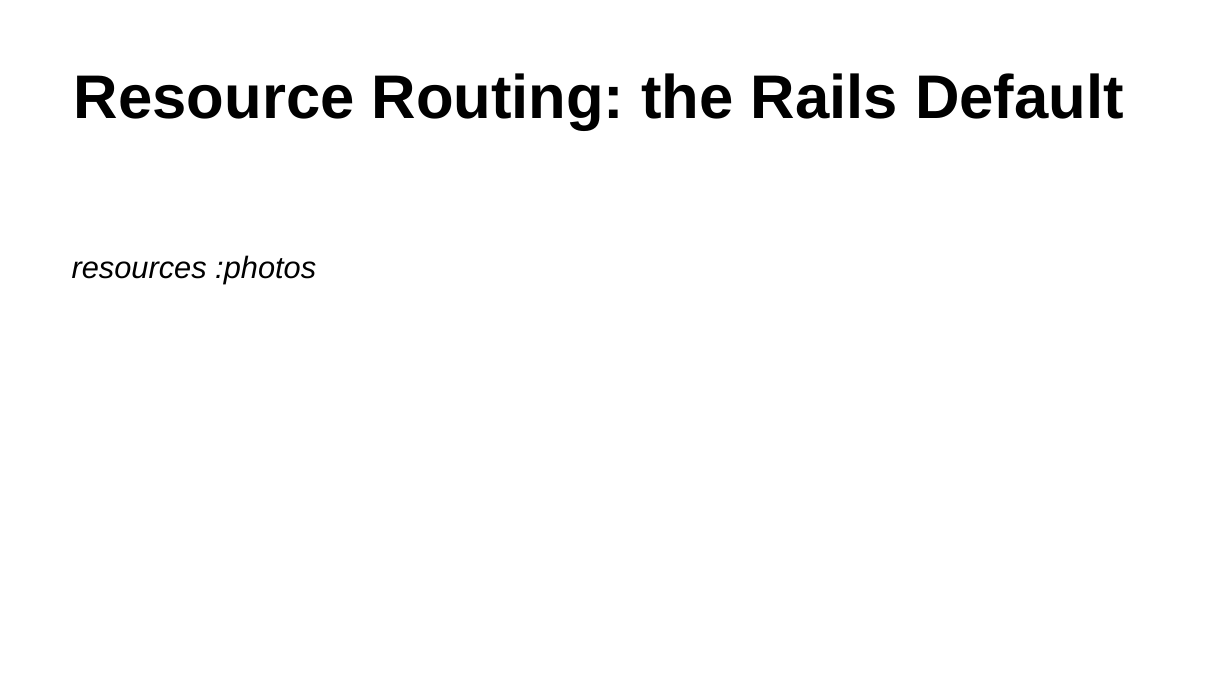
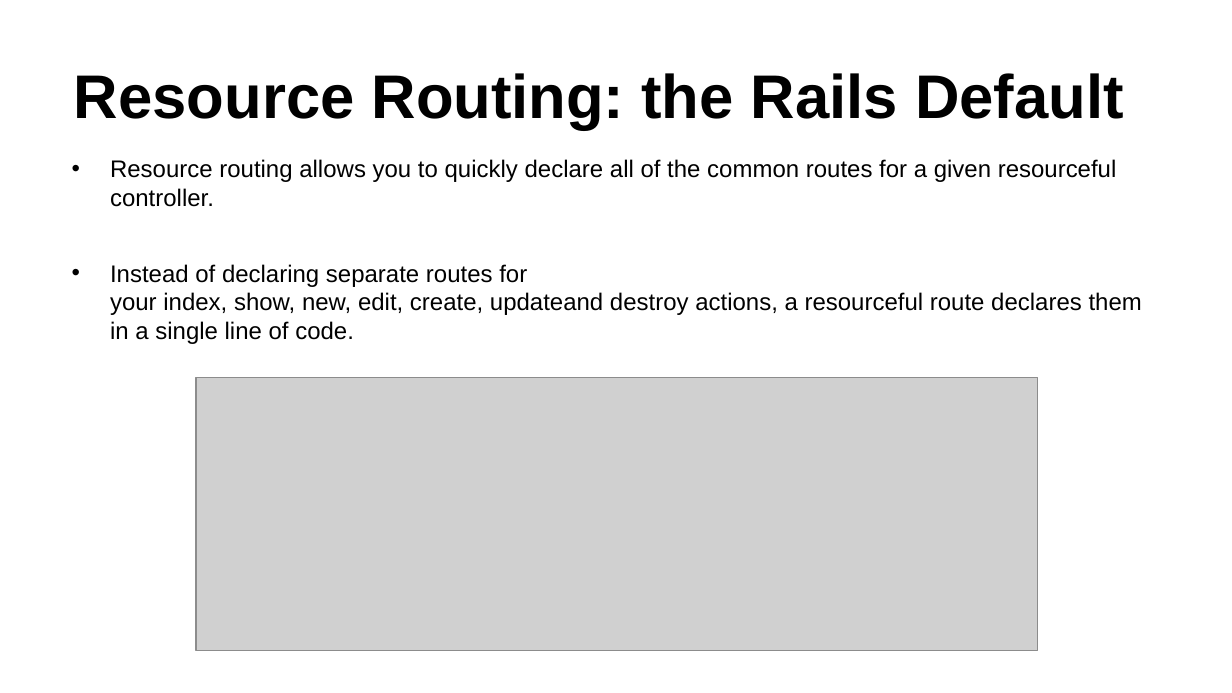
Before and after one commit to rubypool/rails-training-material, a slide deck: slide 21 of Ruby_On_Rails_Deck-Controller.pptx. Drawn at 1232x693 pixels with LibreOffice and Linux fonts; fonts in the diff are those of the drawing; grey boxes stand for pictures. Boxes give left, top, right and bottom in pixels: in the first picture for what was removed or moved away, otherwise in the second. Text is boxed around its words. In the diff, an @@ line names an element or a change of style, - is before the commit and + after.

```diff
--- a/Ruby_On_Rails_Deck-Controller.pptx
+++ b/Ruby_On_Rails_Deck-Controller.pptx
@@ text at bbox=[110, 159, 1142, 344]: text changed; size 18 to 14 pt; italic off @@
-resources :photos
+• Resource routing allows you to quickly declare all of the common routes for a given resourceful controller.
+  • Instead of declaring separate routes for your index, show, new, edit, create, updateand destroy actions, a resourceful route declares them in a single line of code.
@@ picture added at bbox=[196, 377, 1037, 650] @@
```
Also in this commit, not shown: 3 other slides changed, 8 slides added, 4 slides removed.
